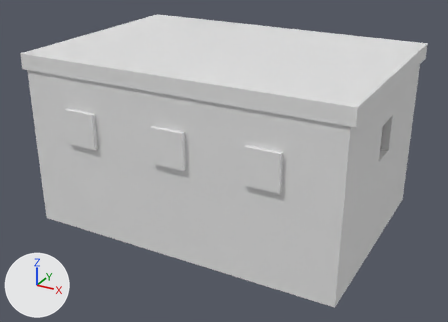
The Blender file .blender_models/house.blend: old version first, new version second.
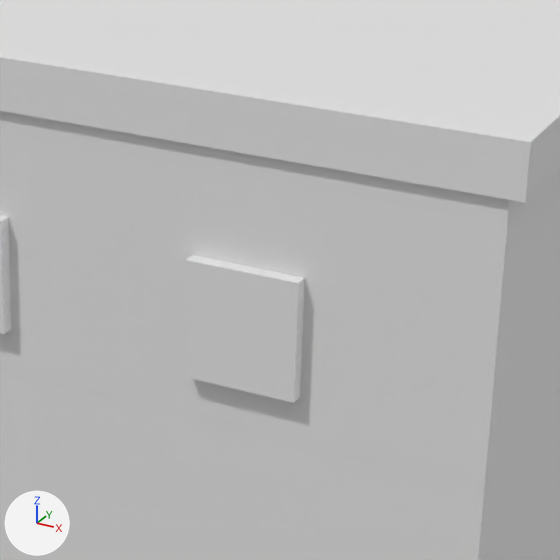
Old and new are each drawn whole from a 50 mm lens placed at (37.3, -69.5, 26.0), pointed at (0.1, -1.8, -7.9) and again close up on the part from 41% to 82% of the width and 19% to 76% of the height. Lighting does not change. The marker at lower left points along +X, +Y and +Z. The first two pictures are the older version.
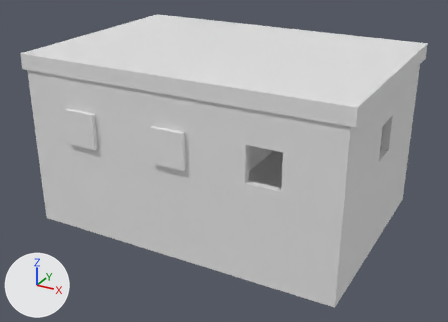
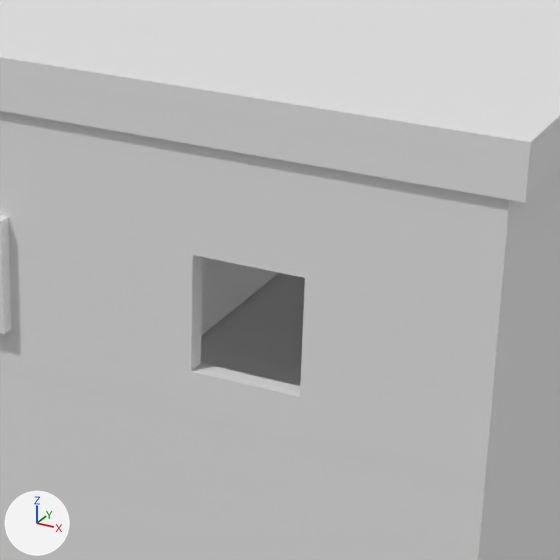
Commit message: Cut second window

Where the change shows, as pixel boxes (x1, y1, x2, y2) in the close-ups (560 x 560 px):
'Cube.007', deleted
    before: (184, 255, 305, 403)
part 1 of me_cube, cut back
    both: (185, 244, 317, 428)
'Cube.002', unchanged, uncovered by the edit
    after: (201, 257, 279, 336)

Edits to the bpy script that builds the scene:
```text
Change me_cube:
    used by ob_cube; location = (0.0, 0.0, 0.0); scale = (21.0, 14.8, 5.33)
    remove me_cube.from_pydata(...)  # 42 vertices, 30 faces; spans x -1.0..1.0, y -1.0..1.0, z -1.0..1.0
    add me_cube.from_pydata(...)  # 50 vertices, 36 faces; spans x -1.0..1.0, y -1.0..1.0, z -1.0..1.0
    me_cube part 1
    2 faces are deleted
    8 vertices are added at x 0.47..0.67, y -1.0..-0.95, z -0.66..0.19
    8 new faces join them
Remove ob_cube_007:
    ob_cube_007 = bpy.data.objects.new('Cube.007', me_cube_007)
    ob_cube_007.location = (11.97, -14.28, -1.25)
    ob_cube_007.rotation_euler = (0.0, 0.0, 1.571)  # degrees (0, 0, 90)
    ob_cube_007.scale = (1.0, 2.15, 2.27)
```
